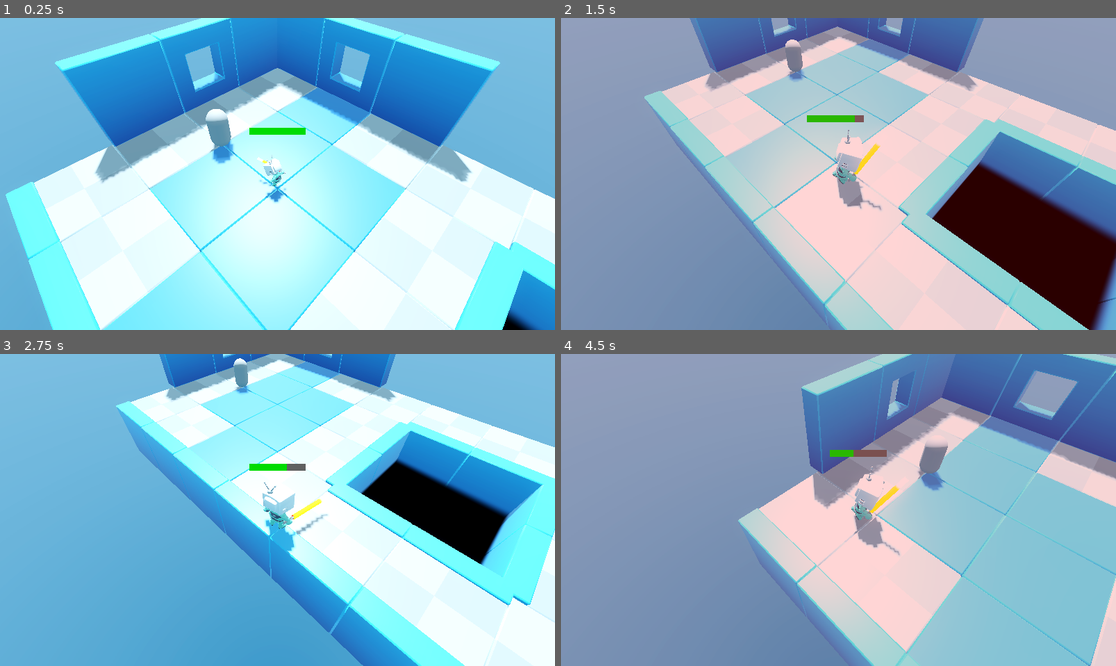
Above: before the commit, frames 1-4 (two rows, left to right).
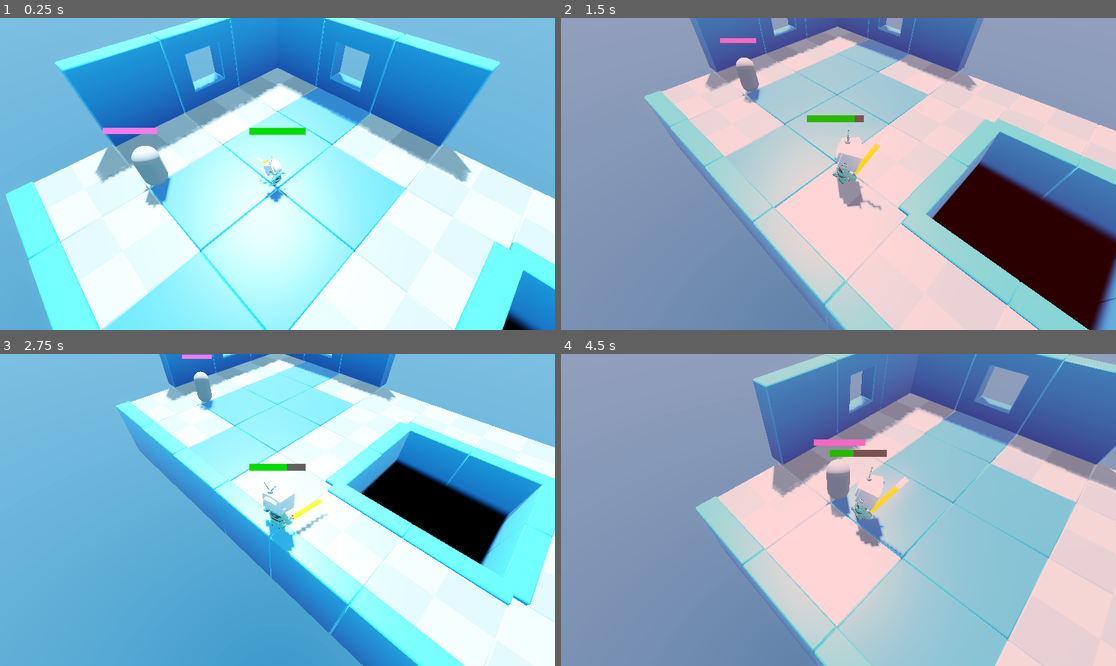
Above: after the commit, the same moments.

Repository: markj-66/godot-roguelite-project
Game: Godot game, scene res://Levels/LevelTemplate.tscn
Same seed, same stepped clock (60 frames per second), same inputs: the game is played once before the commit and once after it.
Inputs (mouse positions are in pixels of both pictures, inside the frame that each line leads up to):
- Up to frame 1 (0.25 s): no input
- Up to frame 2 (1.5 s): tap Enter (ui_accept) at 0.5, 0.77 s; move the mouse to (960, 158) at 0.52 s; press the mouse at (960, 158) at 0.53 s; hold D (move_right) 0.53-1.28 s; move the mouse to (727, 189) at 1.27 s; release the mouse at (727, 189) at 1.28 s; hold S (move_back) from 1.28 s (still down); tap Space (dash) at 1.35 s
- Up to frame 3 (2.75 s): tap Enter (ui_accept) at 1.52 s; move the mouse to (333, 441) at 2.02 s; release S (move_back) at 2.03 s; press the mouse at (333, 441) at 2.03 s; hold D (move_right) from 2.03 s (still down)
- Up to frame 4 (4.5 s): move the mouse to (810, 572) at 2.77 s; release D (move_right) at 2.78 s; release the mouse at (810, 572) at 2.78 s; hold W (move_forward) 2.78-3.53 s; tap Space (dash) at 2.85, 4.35 s; tap Enter (ui_accept) at 3.02, 3.77 s; move the mouse to (1005, 556) at 3.52 s; press the mouse at (1005, 556) at 3.53 s; hold A (move_left) from 3.53 s (still down); move the mouse to (672, 463) at 4.27 s; release the mouse at (672, 463) at 4.28 s

The runs differ from the first frame. In frame 1, 1.6% of the frame differs, in the area x 18-43%, y 29-62%; in frame 2, 0.7%; in frame 3, 0.6%; in frame 4, 35%, in the area x 24-100%, y 0-100%.

Commit message:
Running out of health

Diff:
--- a/Components/health_bar.gd
+++ b/Components/health_bar.gd
@@ -5,9 +5,11 @@
 
 @onready var front_progress_bar: ProgressBar = $SubViewport/FrontProgressBar
 @onready var health_progress_bar: ProgressBar = $SubViewport/HealthProgressBar
+@onready var sprite_3d: Sprite3D = $Sprite3D
 
 func _ready() -> void:
 	health_component.health_changed.connect(update_health_value)
+	health_component.defeat.connect(defeat)
 	front_progress_bar.value = 100.0
 	front_progress_bar.get_theme_stylebox("fill").bg_color = health_color
 
@@ -16,3 +18,8 @@
 	var target_health_percentage= (value_in / health_component.max_health) * 100.0
 	tween.tween_property(health_progress_bar, "value", target_health_percentage, 0.2).from(front_progress_bar.value)
 	front_progress_bar.value = target_health_percentage
+
+func defeat() -> void:
+	var tween = create_tween()
+	tween.tween_property(sprite_3d, "transparency", 1.0, 0.2).from(0.0)
+	tween.tween_callback(queue_free)
--- a/Levels/LevelTemplate.tscn
+++ b/Levels/LevelTemplate.tscn
@@ -3,6 +3,7 @@
 [ext_resource type="PackedScene" uid="uid://dveet4y3bg7gi" path="res://Player/player.tscn" id="2_ersrp"]
 [ext_resource type="Script" uid="uid://bdisjfqdmyaha" path="res://Components/HealthComponent.gd" id="4_ersrp"]
 [ext_resource type="Script" uid="uid://30na7or3infw" path="res://Levels/world_boundary.gd" id="5_kv2lc"]
+[ext_resource type="PackedScene" uid="uid://bwo2c4dl16ces" path="res://Components/health_bar.tscn" id="5_vjhoh"]
 [ext_resource type="VoxelGIData" uid="uid://dofj4wjwcunb2" path="res://Levels/GlobalIlluminationData/level_template_voxel_gi_data.tres" id="6_6ghb1"]
 [ext_resource type="MeshLibrary" uid="uid://cbw5qq7imfwn5" path="res://Levels/Gridmap/floormap.tres" id="7_vjhoh"]
 [ext_resource type="MeshLibrary" uid="uid://10ib4mm1ty30" path="res://Levels/Gridmap/wall_map.tres" id="8_g8k58"]
@@ -84,6 +85,7 @@
 transform = Transform3D(1, 0, 0, 0, 1, 0, 0, 0, 1, 0, 1, 0)
 
 [node name="StaticBody3D" type="StaticBody3D" parent="." unique_id=2073905181]
+transform = Transform3D(1, 0, 0, 0, 1, 0, 0, 0, 1, 3.472775, 0, 0)
 collision_layer = 3
 
 [node name="MeshInstance3D" type="MeshInstance3D" parent="StaticBody3D" unique_id=1563084653]
@@ -99,7 +101,12 @@
 [node name="HealthComponent" type="Node" parent="StaticBody3D" unique_id=1427365234]
 script = ExtResource("4_ersrp")
 
-[node name="MeshInstance3D" type="MeshInstance3D" parent="." unique_id=1847991846]
+[node name="HealthBar" parent="StaticBody3D" unique_id=609341116 node_paths=PackedStringArray("health_component") instance=ExtResource("5_vjhoh")]
+transform = Transform3D(1.5, 0, 0, 0, 1.5, 0, 0, 0, 1.5, 0, 3, 3.912)
+health_component = NodePath("../HealthComponent")
+health_color = Color(0.90061414, 0.38160056, 0.82914793, 1)
+
+[node name="Pit" type="MeshInstance3D" parent="." unique_id=1847991846]
 transform = Transform3D(1, 0, 0, 0, 1, 0, 0, 0, 1, 0, -2, -12)
 mesh = SubResource("PlaneMesh_uk0tf")
 surface_material_override/0 = SubResource("StandardMaterial3D_j2okh")
